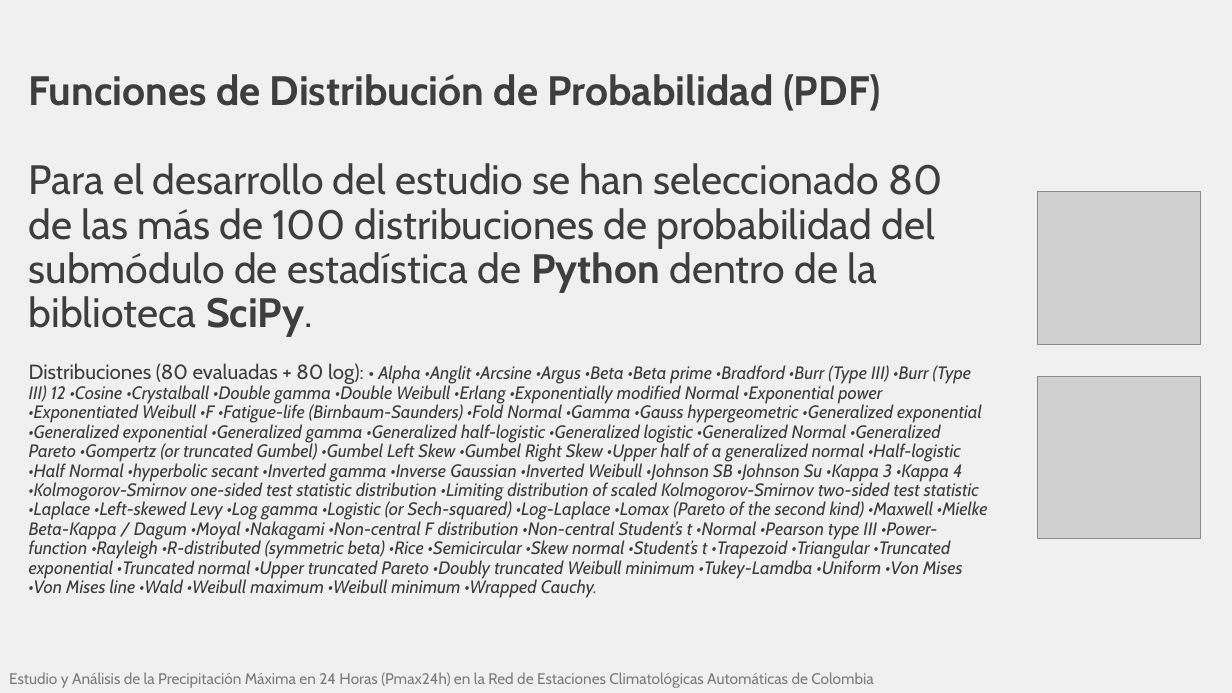
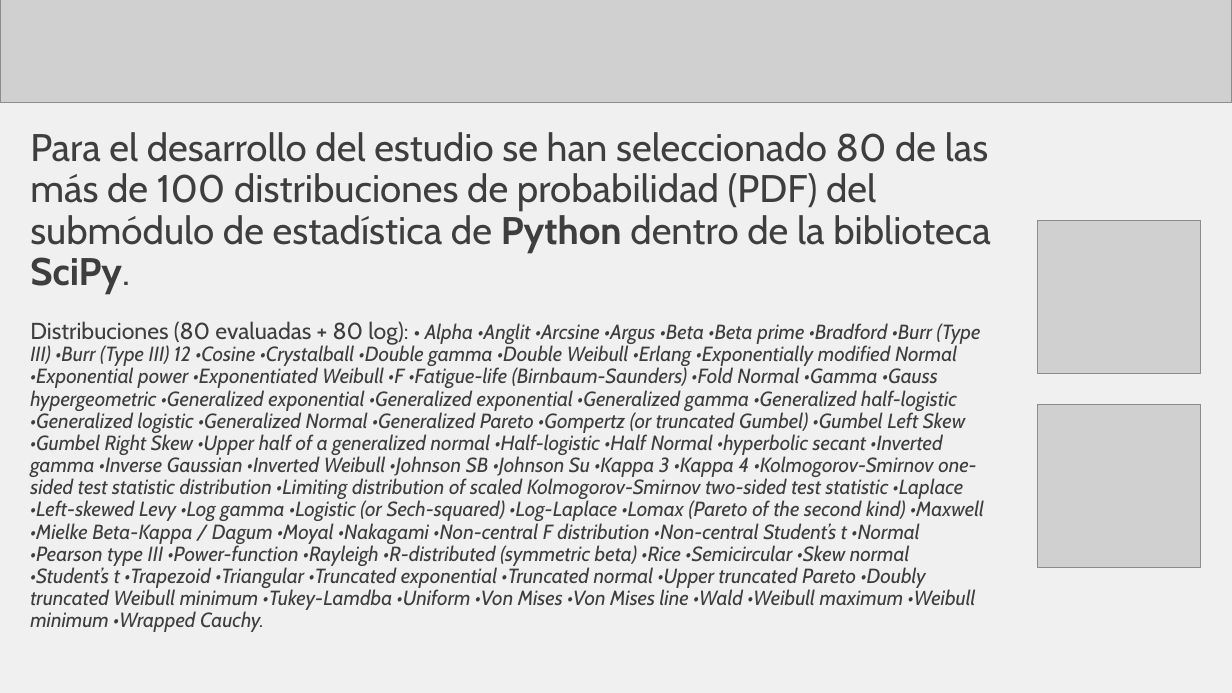
Before and after one commit to rcfdtools/R.HydroTools, a slide deck: slide 6 of tool/PMP/file/report/SCI_XXVI_SNHH26_Presentacion_PMax24HAutomColombia_v1.pptx. Drawn at 1232x693 pixels with LibreOffice and Linux fonts; fonts in the diff are those of the drawing; grey boxes stand for pictures. Boxes give left, top, right and bottom in pixels: in the first picture for what was removed or moved away, otherwise in the second. Text is boxed around its words. In the diff, an @@ line names an element or a change of style, - is before the commit and + after.

Commit message:
General update.

```diff
--- a/tool/PMP/file/report/SCI_XXVI_SNHH26_Presentacion_PMax24HAutomColombia_v1.pptx
+++ b/tool/PMP/file/report/SCI_XXVI_SNHH26_Presentacion_PMax24HAutomColombia_v1.pptx
@@ picture added at bbox=[0, 0, 1232, 103] @@
@@ title at bbox=[30, 132, 990, 632]: text changed; size 14 to 16 pt @@
-Funciones de Distribución de Probabilidad (PDF)
-Para el desarrollo del estudio se han seleccionado 80 de las más de 100 distribuciones de probabilidad del submódulo de estadística de Python dentro de la biblioteca SciPy.
-Distribuciones (80 evaluadas + 80 log): • Alpha •Anglit •Arcsine •Argus •Beta •Beta prime •Bradford •Burr (Type III) •Burr (Type III) 12 •Cosine •Crystalball •Double gamma •Double Weibull •Erlang •Exponentially modified Normal •Exponential power •Exponentiated Weibull •F •Fatigue-life (Birnbaum-Saunders) •Fold Normal •Gamma •Gauss hypergeometric •Generalized exponential •Generalized exponential •Generalized gamma •Generalized half-logistic •Generalized logistic •Generalized Normal •Generalized Pareto •Gompertz (or truncated Gumbel) •Gumbel Left Skew •Gumbel Right Skew •Upper half of a generalized normal •Half-logistic •Half Normal •hyperbolic secant •Inverted gamma •Inverse Gaussian •Inverted Weibull •Johnson SB •Johnson Su •Kappa 3 •Kappa 4 •Kolmogorov-Smirnov one-sided test statistic distribution •Limiting distribution of scaled Kolmogorov-Smirnov two-sided test statistic •Laplace •Left-skewed Levy •Log gamma •Logistic (or Sech-squared) •Log-Laplace •Lomax (Pareto of the second kind) •Maxwell •Mielke Beta-Kappa / Dagum •Moyal •Nakagami •Non-central F distribution •Non-central Student’s t •Normal •Pearson type III •Power-function •Rayleigh •R-distributed (symmetric beta) •Rice •Semicircular •Skew normal •Student’s t •Trapezoid •Triangular •Truncated exponential •Truncated normal •Upper truncated Pareto •Doubly truncated Weibull minimum •Tukey-Lamdba •Uniform •Von Mises •Von Mises line •Wald •Weibull maximum •Weibull minimum •Wrapped Cauchy.
+Para el desarrollo del estudio se han seleccionado 80 de las más de 100 distribuciones de probabilidad (PDF) del submódulo de estadística de Python dentro de la biblioteca SciPy.
+Distribuciones (80 evaluadas + 80 log): • Alpha •Anglit •Arcsine •Argus •Beta •Beta prime •Bradford •Burr (Type III) •Burr (Type III) 12 •Cosine •Crystalball •Double gamma •Double Weibull •Erlang •Exponentially modified Normal •Exponential power •Exponentiated Weibull •F •Fatigue-life (Birnbaum-Saunders) •Fold Normal •Gamma •Gauss hypergeometric •Generalized exponential •Generalized exponential •Generalized gamma •Generalized half-logistic •Generalized logistic •Generalized Normal •Generalized Pareto •Gompertz (or truncated Gumbel) •Gumbel Left Skew •Gumbel Right Skew •Upper half of a generalized normal •Half-logistic •Half Normal •hyperbolic secant •Inverted gamma •Inverse Gaussian •Inverted Weibull •Johnson SB •Johnson Su •Kappa 3 •Kappa 4 •Kolmogorov-Smirnov one-sided test statistic distribution •Limiting distribution of scaled Kolmogorov-Smirnov two-sided test statistic •Laplace •Left-skewed Levy •Log gamma •Logistic (or Sech-squared) •Log-Laplace •Lomax (Pareto of the second kind) •Maxwell •Mielke Beta-Kappa / Dagum •Moyal •Nakagami •Non-central F distribution •Non-central Student’s t •Normal •Pearson type III •Power-function •Rayleigh •R-distributed (symmetric beta) •Rice •Semicircular •Skew normal •Student’s t •Trapezoid •Triangular •Truncated exponential •Truncated normal •Upper truncated Pareto •Doubly truncated Weibull minimum •Tukey-Lamdba •Uniform •Von Mises •Von Mises line •Wald •Weibull maximum •Weibull minimum •Wrapped Cauchy.
@@ picture: place and size @@
-picture at bbox=[1038, 192, 1201, 345]
+picture at bbox=[1038, 221, 1201, 373]
@@ picture: place and size @@
-picture at bbox=[1038, 376, 1201, 539]
+picture at bbox=[1038, 405, 1201, 567]
@@ text removed at bbox=[9, 672, 873, 688] @@
-Estudio y Análisis de la Precipitación Máxima en 24 Horas (Pmax24h) en la Red de Estaciones Climatológicas Automáticas de Colombia
```
Also in this commit, not shown: 12 other slides changed, 13 slides added, 3 slides removed, 3 other files.
